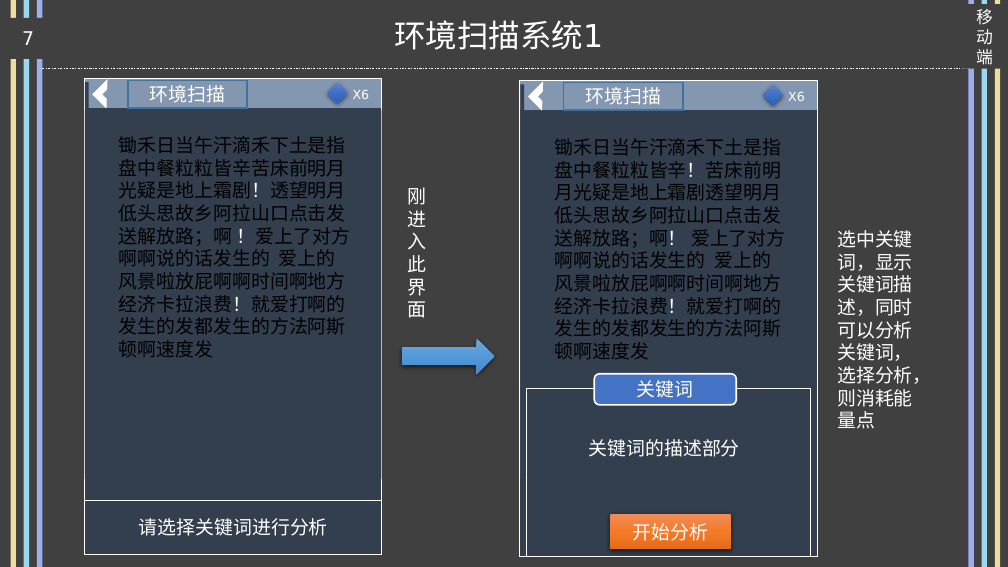
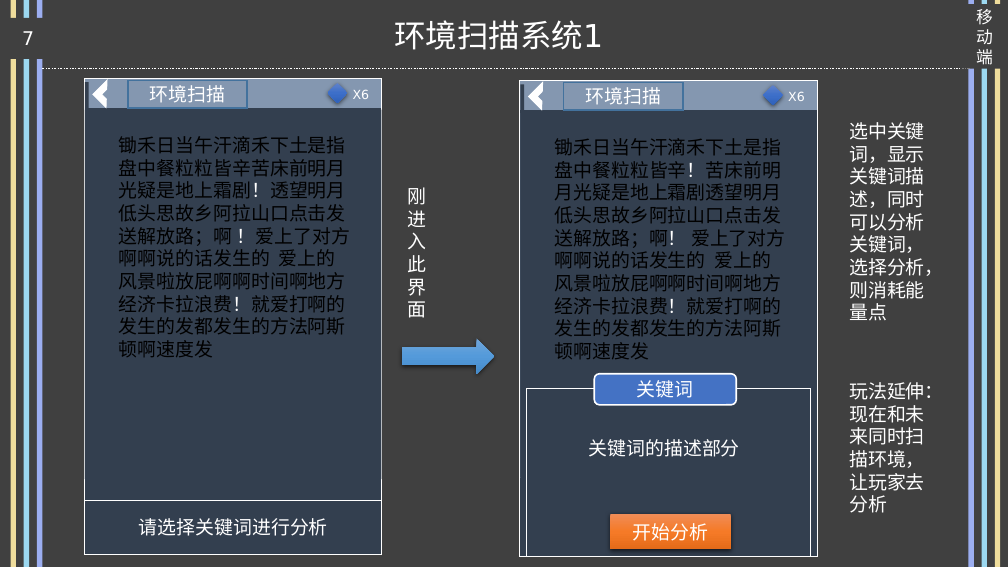
Before and after one commit to ThreePeopleGame/Death, a slide deck: slide 18 of Share/文字游戏玩法设计.pptx (slide 17 before the commit). Drawn at 1008x567 pixels with LibreOffice and Linux fonts; fonts in the diff are those of the drawing. Boxes give left, top, right and bottom in pixels: in the first picture for what was removed or moved away, otherwise in the second. Text is boxed around its words. In the diff, an @@ line names an element or a change of style, - is before the commit and + after.

```diff
--- a/Share/文字游戏玩法设计.pptx
+++ b/Share/文字游戏玩法设计.pptx
@@ text "选中关键词，显示关键词描述，同时可以分析关键词，选择分析，则消耗能量点" moved from (x1=837, y1=230, x2=931, y2=429) to (x1=849, y1=122, x2=943, y2=321) @@
@@ text added at (x1=849, y1=382, x2=943, y2=513), 18 pt, text #FFFFFF @@
+玩法延伸：现在和未来同时扫描环境，让玩家去分析
```
Also in this commit, not shown: 1 slide added, 1 other file.
